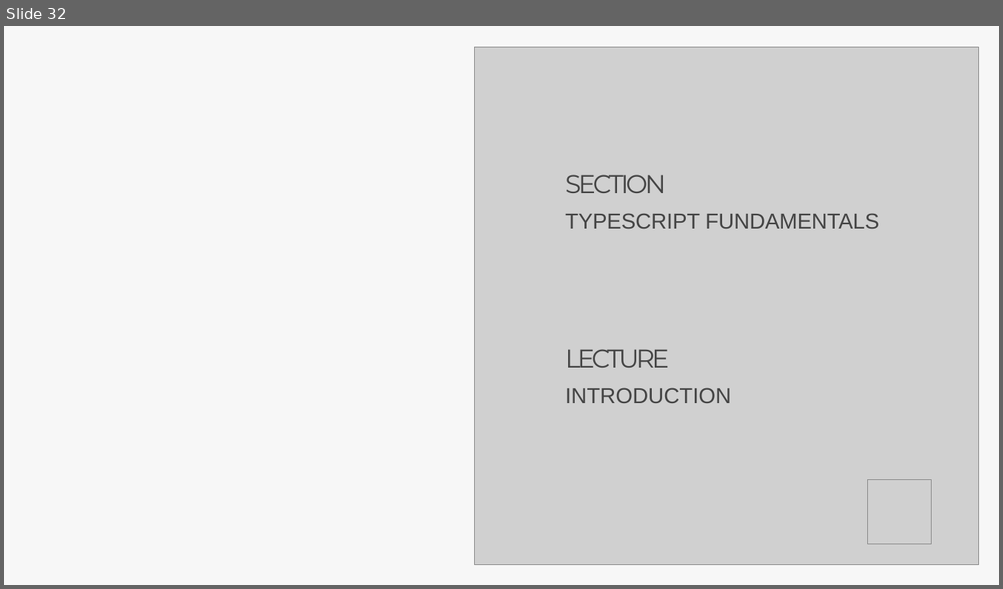
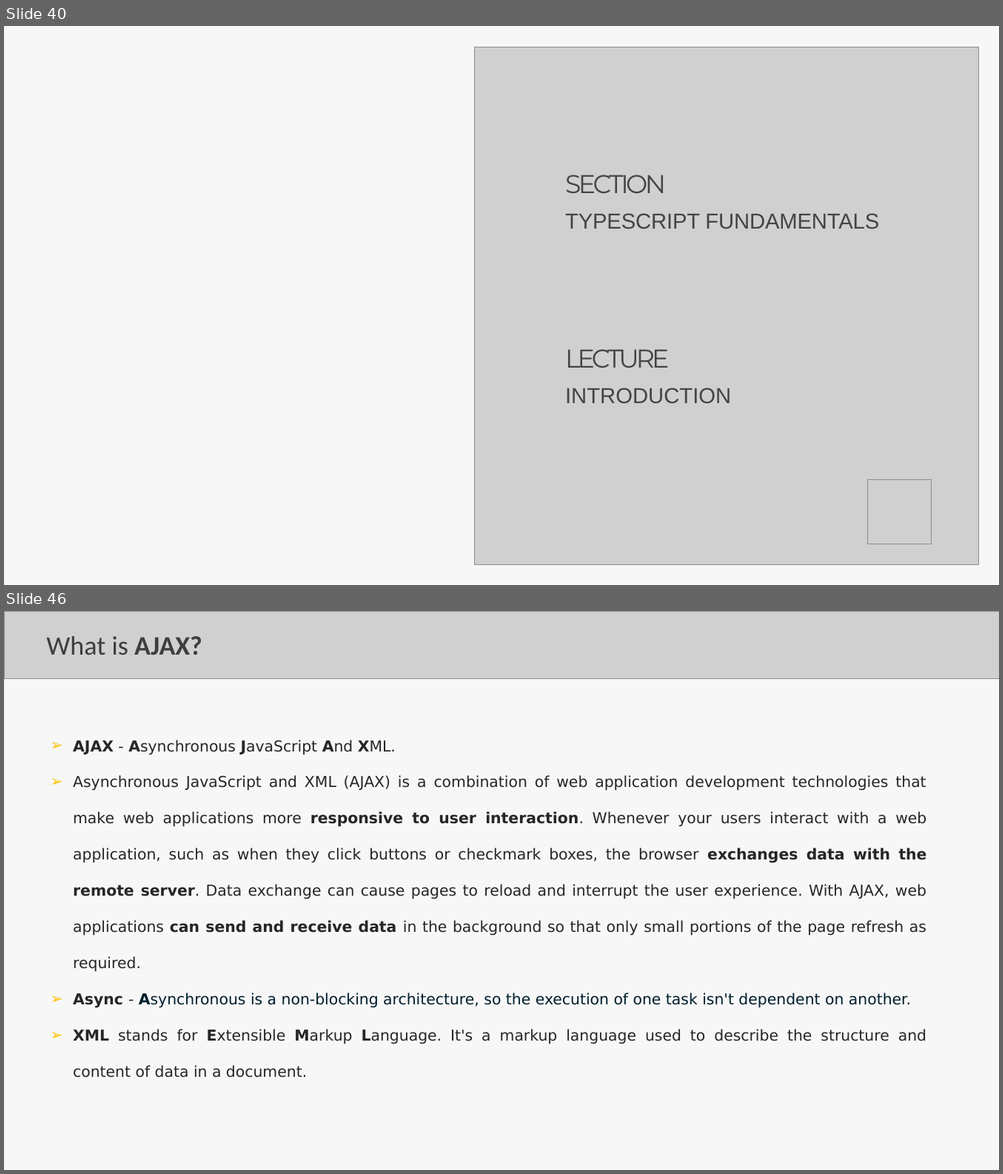
Before and after one commit to Aravindanchellam/UI-UX-Resources, a slide deck: Lecture_JS_TS.pptx. Shown one above the other, each under a label of ours: slide 32 before the commit, slides 40 and 46 after it; the slides between them are not shown. The pictures are 1003x589 and 1003x1174 pixels, drawn with LibreOffice and Linux fonts; fonts in the diff are those of the drawing; grey boxes stand for pictures. Boxes give left, top, right and bottom in pixels: in the first picture for what was removed or moved away, otherwise in the second. Text is boxed around its words. In the diff, an @@ line names an element or a change of style, - is before the commit and + after.

```diff
--- a/Lecture_JS_TS.pptx
+++ b/Lecture_JS_TS.pptx
@@ slide 46 added at <box>4,611,999,1170</box>, background #FFFFFF; not listed: 1 template element that a slide beside it also shows @@
@@ picture added at <box>4,611,999,678</box> @@
@@ text added at <box>46,636,202,655</box>, 42.5 pt, text #3E3E3E @@
+What is AJAX?
@@ text added at <box>73,740,927,1078</box>, 24 pt, text #262626 @@
+  ➢ AJAX - Asynchronous JavaScript And XML.
+  ➢ Asynchronous JavaScript and XML (AJAX) is a combination of web application development technologies that make web applications more responsive to user interaction. Whenever your users interact with a web application, such as when they click buttons or checkmark boxes, the browser exchanges data with the remote server. Data exchange can cause pages to reload and interrupt the user experience. With AJAX, web applications can send and receive data in the background so that only small portions of the page refresh as required.
+  ➢ Async - Asynchronous is a non-blocking architecture, so the execution of one task isn't dependent on another.
+  ➢ XML stands for Extensible Markup Language. It's a markup language used to describe the structure and content of data in a document.
@@ what was slide 32 is now slide 40 @@
```
Also in this commit, not shown: 5 slides changed, 16 other slides added, 1 slide removed, 1 other file.
